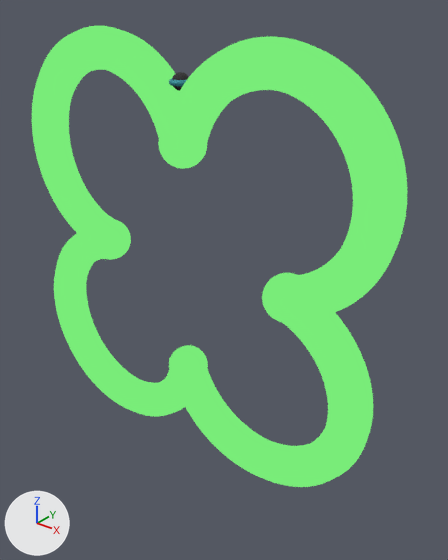
The glTF model tubeClover.gltf as it was, and as the next commit left it.
The view is the same before and after, from a 50 mm camera at (2.92, -3.18, 0.59) aimed at (0.13, 0.29, -1.56). Arrows for +X, +Y and +Z are at lower left; the lights stay in place. Where no turn or scale is listed for an object, it has been applied to the vertices.
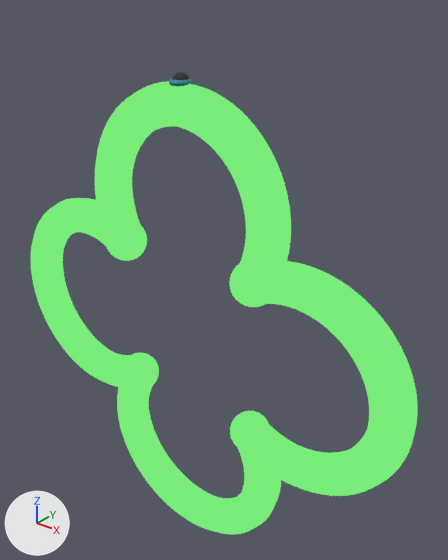
ob_group_007 is not drawn itself; it is the parent of ob_sphere_001, ob_sphere_002, ob_sphere_003, ob_torus_001, ob_torus_002, ob_torus_003, ob_torus_004, ob_sphere_004.

Location of each change, [x1, y1, x2, y2] in pixels of the pictures (448 x 560 px):
'Torus.003', moved, turned: before [169, 36, 407, 316]; after [95, 81, 291, 284]
'Torus.002', moved, turned: before [169, 310, 373, 487]; after [230, 261, 418, 496]
'Torus.004', moved, turned: before [32, 26, 179, 241]; after [31, 198, 130, 387]
'Torus.001', moved, turned: before [54, 233, 185, 417]; after [117, 383, 281, 534]
'Sphere.002', moved, turned: before [90, 219, 131, 260]; after [121, 352, 159, 390]
'Sphere.004', moved, turned: before [158, 133, 207, 169]; after [105, 225, 147, 261]
'Sphere.003', moved, turned: before [169, 345, 208, 380]; after [230, 411, 269, 448]
'Sphere.001', moved, turned: before [262, 273, 297, 322]; after [229, 263, 265, 307]

Patch to the scene script:
```diff
--- a/tubeClover.gltf.py
+++ b/tubeClover.gltf.py
@@ ob_group_007 @@
 ob_group_007 = bpy.data.objects.new('Group.007', None)
-ob_group_007.location = (0.0, 0.0, -0.188)
+ob_group_007.location = (-0.835, 0.0, -1.152)
+ob_group_007.rotation_euler = (0.0, -0.785, 0.0)  # degrees (0, -45, 0)
@@ ob_torus_003 @@
 ob_torus_003.parent = ob_group_007
-ob_torus_003.location = (0.754, 0.0, -0.42)
+ob_torus_003.location = (0.746, 0.0, -0.428)
 ob_torus_003.rotation_euler = (0.0, -0.175, 3.142)  # degrees (0, -10, 180)
```
